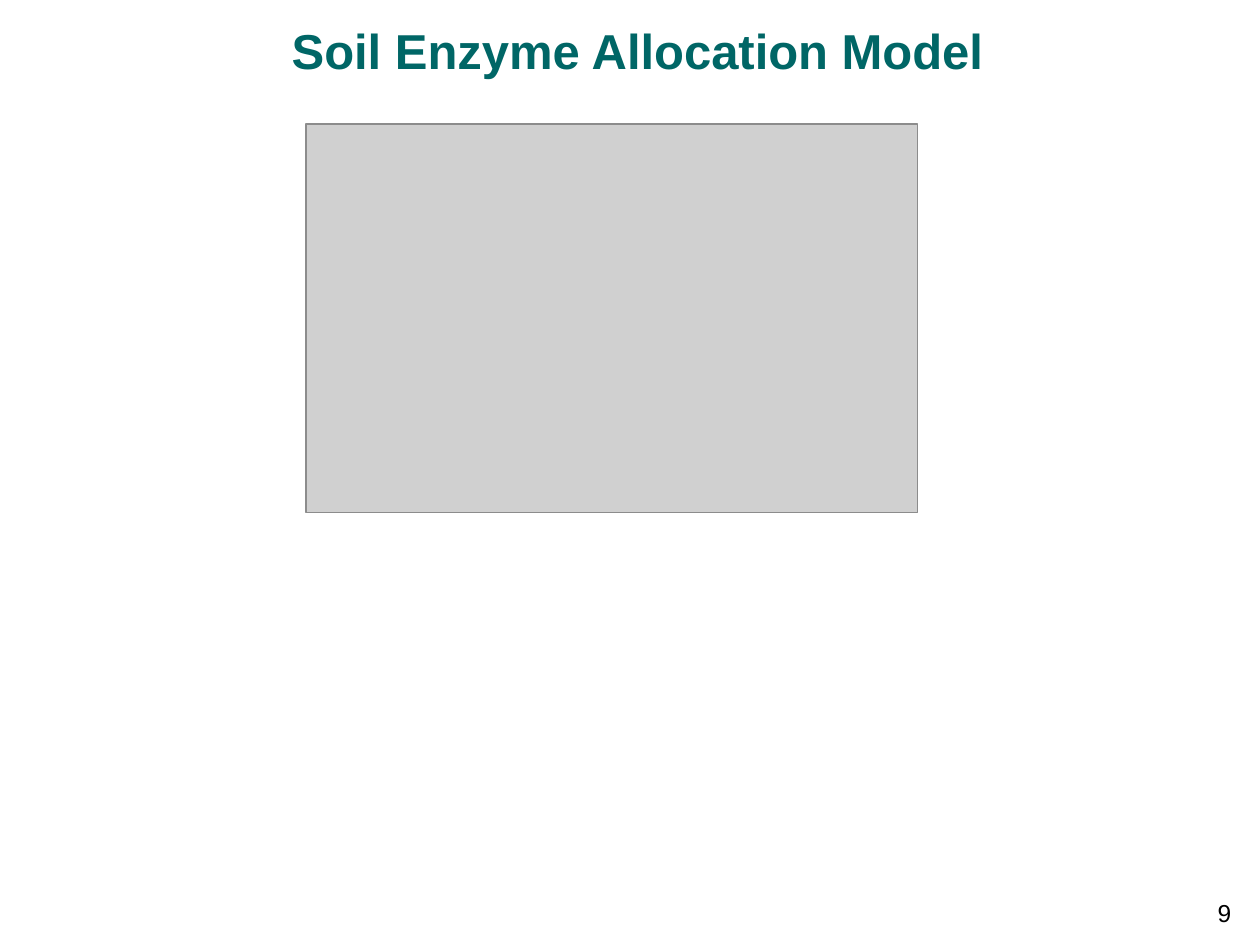
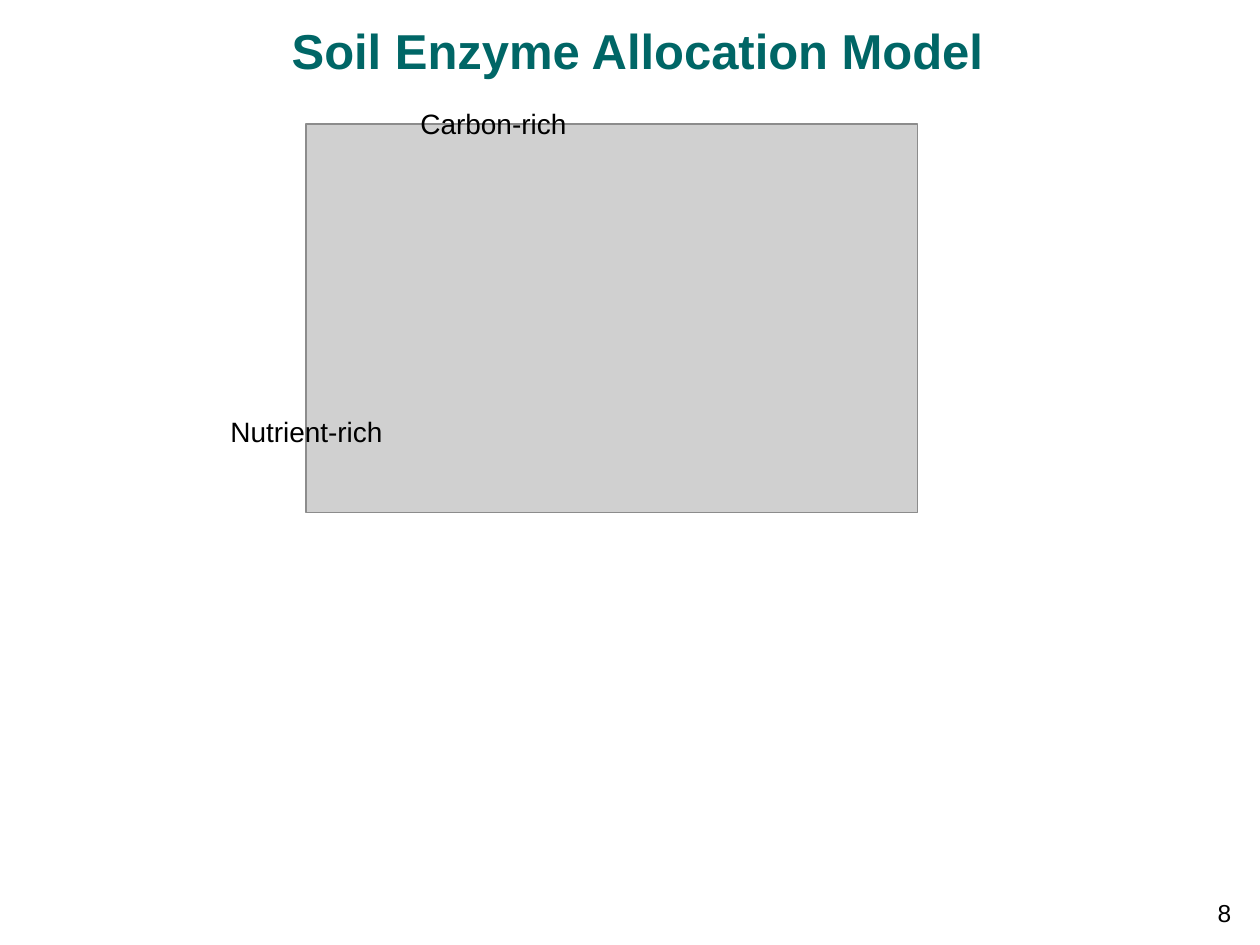
Before and after one commit to bgctw/sesam, a slide deck: slide 8 of inst/egu14/wutzler1404_vienna_stoichiometry.pptx (slide 9 before the commit). Drawn at 1260x945 pixels with LibreOffice and Linux fonts; fonts in the diff are those of the drawing; grey boxes stand for pictures; background and template pictures are left out. Boxes give left, top, right and bottom in pixels: in the first picture for what was removed or moved away, otherwise in the second. Text is boxed around its words. In the diff, an @@ line names an element or a change of style, - is before the commit and + after.

```diff
--- a/inst/egu14/wutzler1404_vienna_stoichiometry.pptx
+++ b/inst/egu14/wutzler1404_vienna_stoichiometry.pptx
@@ text added at bbox=[420, 112, 566, 135], 16 pt, text #000000 @@
+Carbon-rich
@@ text added at bbox=[230, 420, 382, 447], 16 pt, text #000000 @@
+Nutrient-rich
@@ page number at bbox=[1218, 905, 1232, 923]: text changed @@
-9
+8
```
Also in this commit, not shown: 11 other slides changed, 4 slides added, 5 slides removed, 1 other file.
